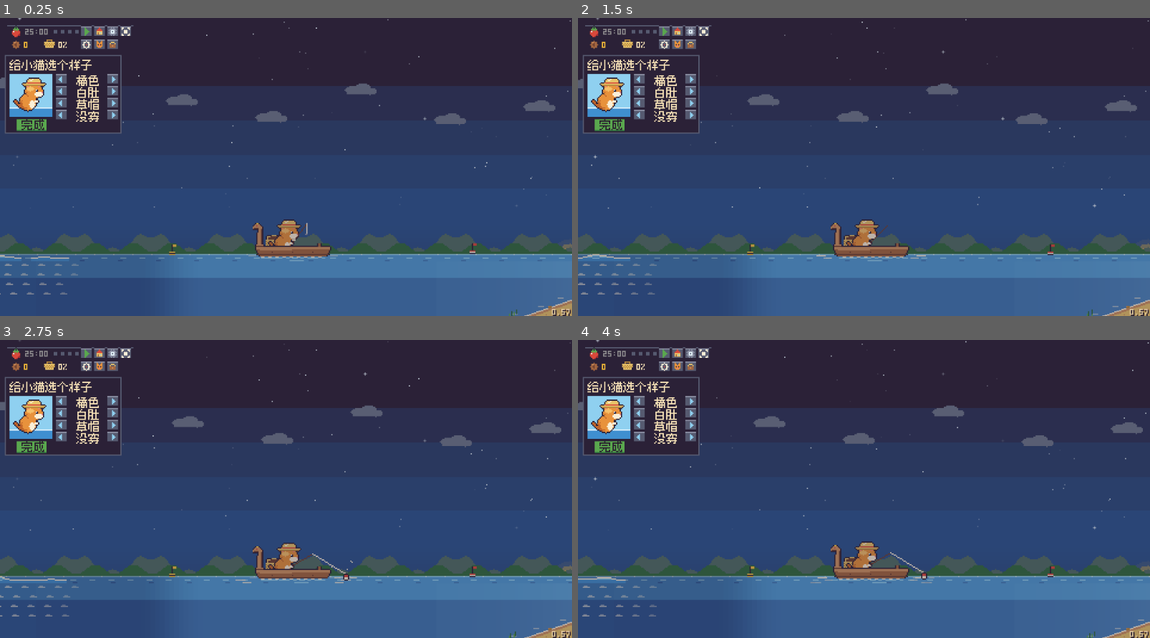
Above: before the commit, frames 1-4 (two rows, left to right).
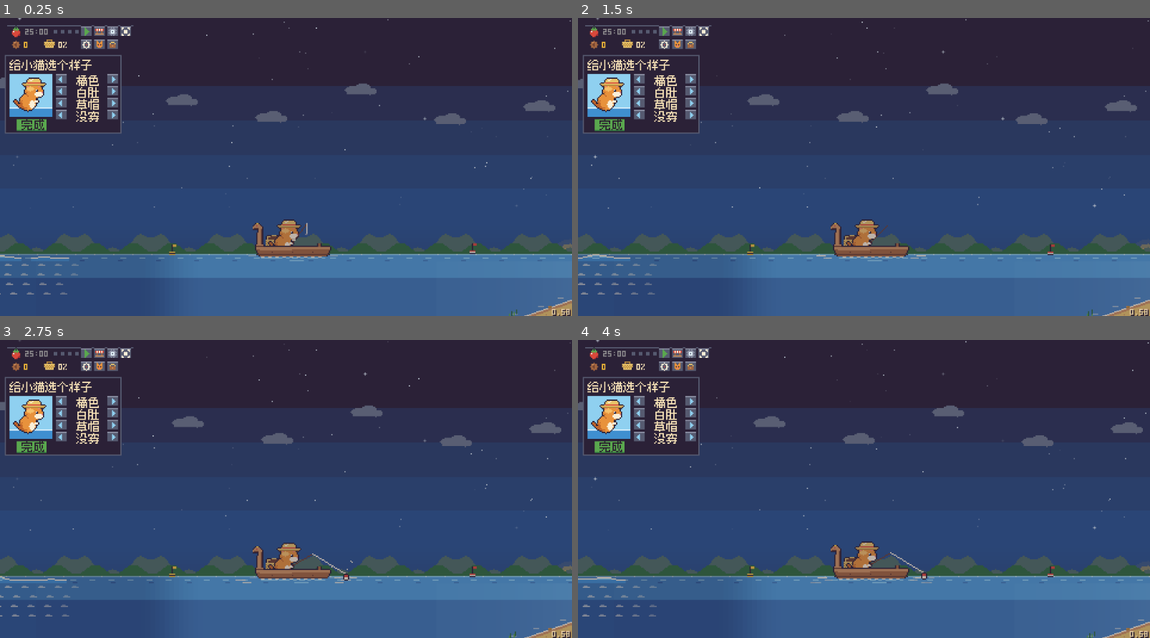
Above: after the commit, the same moments.

Repository: jiahecairen/pixel-cat-fishing
Game: Godot game, scene res://presentation/main.tscn
Same seed, same stepped clock (60 frames per second), same inputs: the game is played once before the commit and once after it.
Inputs (mouse positions are in pixels of both pictures, inside the frame that each line leads up to):
- Up to frame 1 (0.25 s): no input
- Up to frame 2 (1.5 s): tap Enter at 0.5 s; move the mouse to (989, 152) at 0.52 s; hold Right 0.53-1.25 s; tap U at 0.6 s; click (989, 152) at 0.67 s; tap Space at 0.77 s; drag from (749, 181) to (835, 226) at 1.27 s
- Up to frame 3 (2.75 s): move the mouse to (343, 423) at 2.02 s; hold Right from 2.03 s (still down); tap E at 2.1 s
- Up to frame 4 (4 s): release Right at 2.75 s; drag from (835, 548) to (692, 444) at 2.77 s; move the mouse to (1035, 533) at 3.52 s; hold Left from 3.53 s (still down); tap 1 at 3.6 s; tap Space at 3.77 s

The runs differ from the first frame. In frame 1, less than 0.1% of the frame differs, in the area x 16-100%, y 3-100%; in frame 2, less than 0.1%; in frame 3, less than 0.1%; in frame 4, less than 0.1%.

Commit message:
v0.58: 摊位图标、岛上按钮改为去小镇并走到码头上船、迷你窗留在原位
Co-Authored-By: Claude Sonnet 5.5 <noreply@anthropic.com>
Claude-Session: https://claude.ai/code/session_01MGVgxpnz2EqSwpVSKzj7dd

Diff:
--- a/presentation/main.gd
+++ b/presentation/main.gd
@@ -479,6 +479,7 @@
 
 
 ## 完整窗口里用方向键带着小猫在镇上走；松手一会儿后交还给自动流程。
+var _stand_depart: bool = false     # 走到码头后上船回小镇
 var _stand_cast: bool = false      # 走到湖边钓位后自动甩竿
 var _stand_to: float = INF         # 和居民聊天时慢慢退到的位置
 
@@ -519,15 +520,24 @@
 		if dir != 0 or (j.activity() != Journey.Activity.ROAM and not j.on_island()):
 			_stand_to = INF
 			_stand_cast = false
+			_stand_depart = false
 		else:
 			if absf(_roam_fx - j.roam_x()) > 1.5:
 				_roam_fx = j.roam_x()
+			if game.line_out():
+				game.reel_in()
+			world.roam_flip = _stand_to < _roam_fx - 0.5
 			_roam_fx = move_toward(_roam_fx, _stand_to, World.ROAM_SPEED * game.move_speed() * dt)
 			j.set_roam_x(_roam_fx)
 			world.roam_moving = true
 			_last_walk_input = t
 			if absf(_roam_fx - _stand_to) < 0.5:
 				_stand_to = INF
+				if _stand_depart:
+					_stand_depart = false
+					if game.leave_island():
+						play("click")
+						_go_to_town()
 				if _stand_cast:
 					_stand_cast = false
 					world.roam_flip = true
@@ -628,10 +638,7 @@
 		world.roam_flip = dir < 0
 		_last_walk_input = t
 	elif j.on_island() and mini:
-		# 迷你窗里不能逛岛：不在钓位就自己走回湖边接着钓
-		if not game.at_lake_spot() and _stand_to == INF and not game.pomodoro.is_break():
-			_stand_to = game.lake_spot_x()
-			_stand_cast = true
+		pass                                 # 迷你窗里也留在岛上当前的位置（在钓位就继续钓）
 	elif j.activity() == Journey.Activity.ROAM and mini:
 		# 玩家接管后小猫就一直听玩家的，不会自己走开；只有切到迷你悬浮窗才交还给自动流程
 		_end_roam_auto(float(j.roam_x()))
@@ -1547,9 +1554,16 @@
 			play("deny")
 	elif game.journey.on_island():
 		game.state.effects["lake_resume"] = 1          # 卖完鱼回来，直接回湖边接着钓
-		if game.leave_island():
+		if absf(float(game.journey.roam_x()) - game.island_land_x()) < 2.0:
+			if game.leave_island():
+				play("click")
+				_go_to_town()
+		else:
+			game.reel_in()
+			_stand_to = game.island_land_x()            # 先走到码头，再上船出发
+			_stand_cast = false
+			_stand_depart = true
 			play("click")
-			_go_to_town()                              # 一键回镇，不用再点一次
 	elif game.journey.in_town():
 		_go_fishing()
 	else:
@@ -1718,7 +1732,7 @@
 	_tex_frame(main_btn, BTN_MAIN.position, 1 if _pressed_btn == "main" else 0, 2)
 	var in_town: bool = game.journey.in_town()
 	var act_now: int = game.journey.activity()
-	var show_fish: bool = in_town or act_now == Journey.Activity.SAIL_BACK or act_now == Journey.Activity.ISLAND
+	var show_fish: bool = in_town or act_now == Journey.Activity.SAIL_BACK
 	var sailing: bool = act_now == Journey.Activity.SAIL_OUT or act_now == Journey.Activity.SAIL_BACK
 	var town_ok: bool = game.can_halt_sail() if sailing else (true if act_now == Journey.Activity.WALK_TO_BOAT else true if act_now == Journey.Activity.ISLAND else game.can_go_fishing() if in_town else game.can_go_to_town())
 	_tex_frame("btn_fish" if show_fish else "btn_town", BTN_TOWN.position, 1 if _pressed_btn == "town" else 0, 2,
--- a/project.godot
+++ b/project.godot
@@ -12,7 +12,7 @@
 
 config/name="CatFishing"
 config/description="桌面小猫钓鱼 × 番茄钟"
-config/version="0.57"
+config/version="0.58"
 run/main_scene="res://presentation/main.tscn"
 config/features=PackedStringArray("4.7", "GL Compatibility")
 run/max_fps=30
Binary file changed: assets/sprites/btn_town.png
Not shown, changed: export_presets.cfg
Not shown, changed: docs/ACCEPTANCE_TESTS.md
Not shown, changed: docs/DECISION_REGISTER.md
Not shown, changed: docs/DEV_LOG.md
